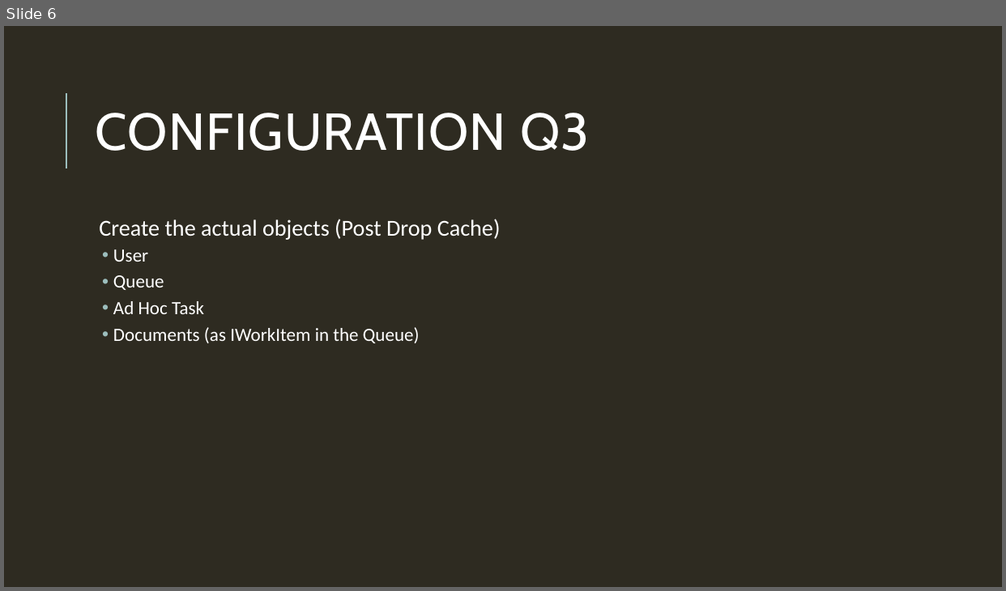
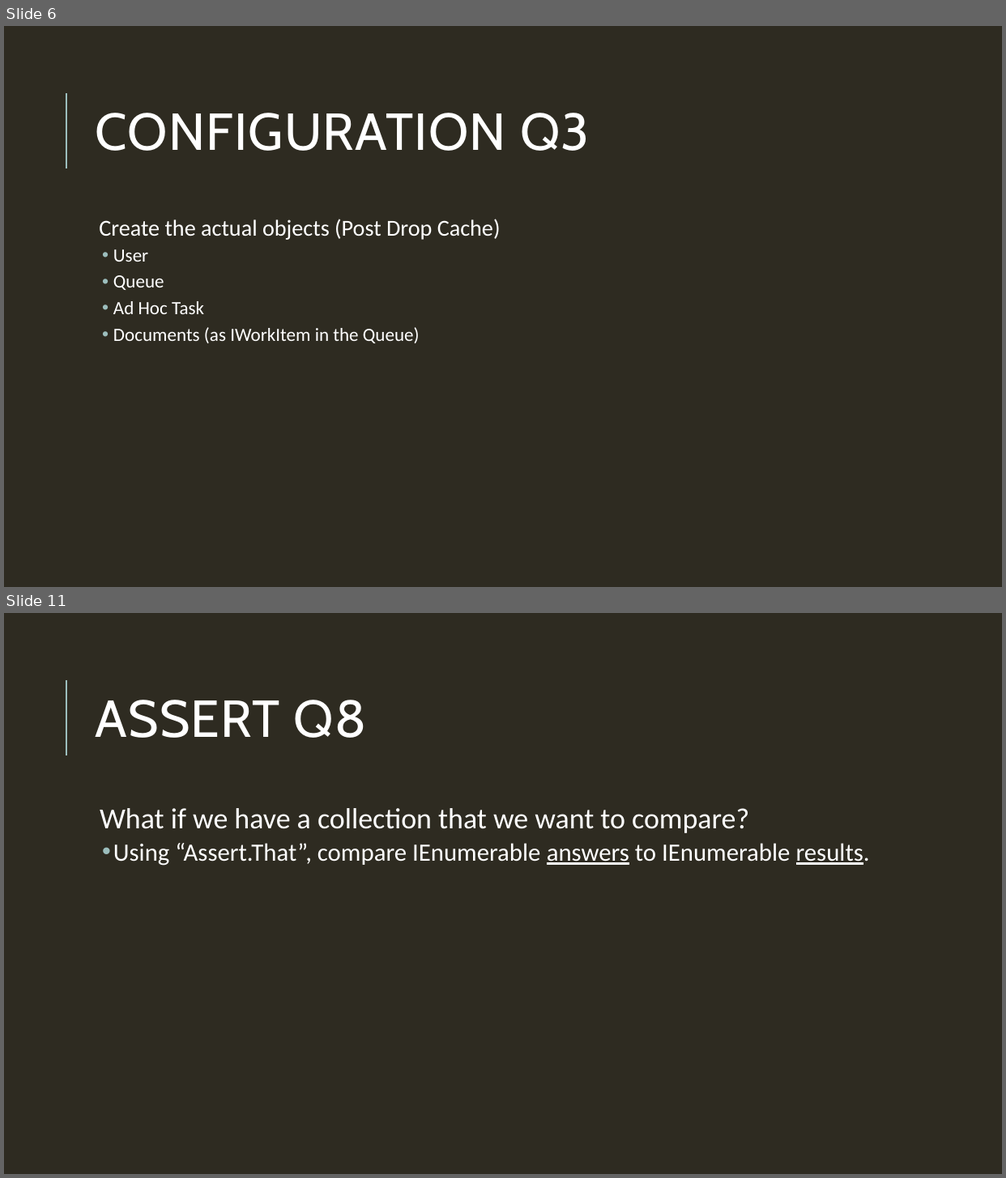
Before and after one commit to mchiricohyland/TEgit, a slide deck: It’s so easy, Tyler can do it.pptx. Shown one above the other, each under a label of ours: slide 6 before the commit, slides 6 and 11 after it; the slides between them are not shown. The pictures are 1006x591 and 1006x1178 pixels, drawn with LibreOffice and Linux fonts; fonts in the diff are those of the drawing. Boxes give left, top, right and bottom in pixels: in the first picture for what was removed or moved away, otherwise in the second. Text is boxed around its words. In the diff, an @@ line names an element or a change of style, - is before the commit and + after.

Commit message:
Initial Add of Assert Questions and Answers

```diff
--- a/It’s so easy, Tyler can do it.pptx
+++ b/It’s so easy, Tyler can do it.pptx
@@ slide 11 added at (x1=4, y1=613, x2=1002, y2=1174), background #2E2B21; not listed: 1 template element that a slide beside it also shows @@
@@ title added at (x1=96, y1=700, x2=367, y2=738), 50 pt, text #FFFFFF @@
+ASSERT Q8
@@ text added at (x1=100, y1=808, x2=870, y2=866), 24 pt, text #FFFFFF @@
+  What if we have a collection that we want to compare?
+  • Using “Assert.That”, compare IEnumerable answers to IEnumerable results.
```
Also in this commit, not shown: 3 slides changed, 2 other slides added, 15 other files.
